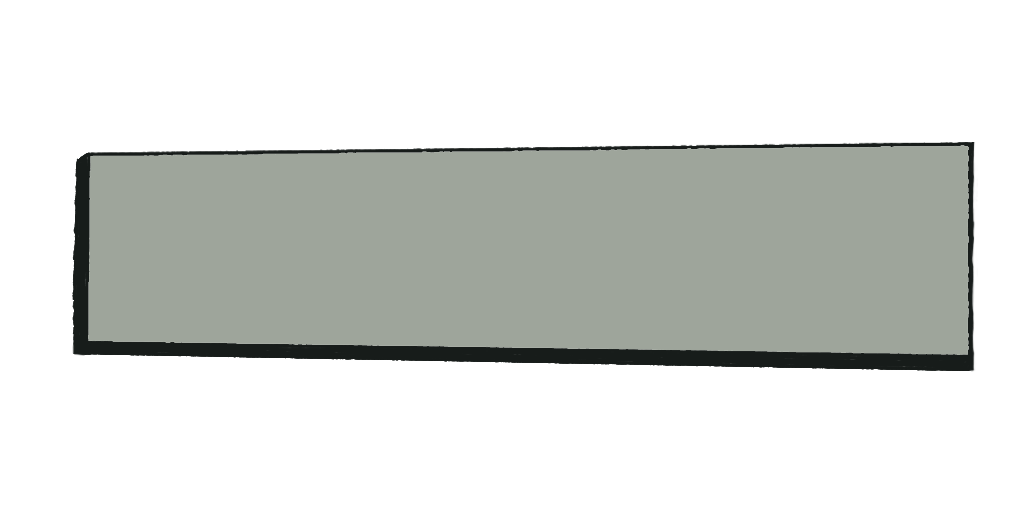
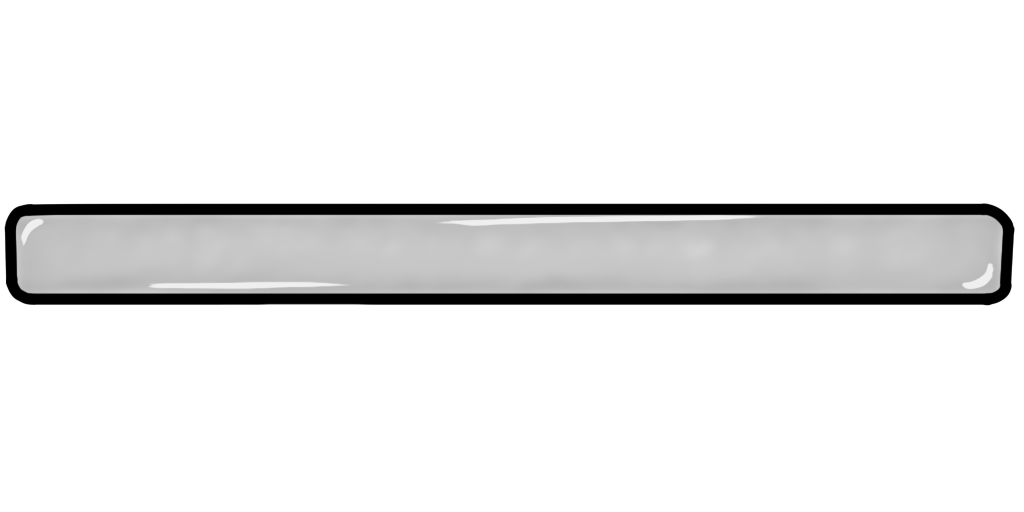
Layered file, before and after one edit (1024×512). Changes by layer:
added group "DialogueChoice" with 12 layers above "Button 4" over [4, 202, 1015, 359]
added group "Normal" (1st of 5, in "DialogueChoice") with 3 layers in group "DialogueChoice" over [4, 202, 1015, 307]
added layer "Ebene 15" in group "Normal" over [4, 202, 1015, 307]
added layer "Ebene 17" (3rd of 3, in "DialogueChoice" › "Normal") in group "Normal" over [20, 214, 994, 290]
added layer "Ebene 16" (3rd of 3, in "DialogueChoice" › "Normal") in group "Normal" over [10, 206, 1010, 302]
moved "Buttons Press" into group "ButtonsOld" over [72, 142, 983, 372]
moved "Buttons Hover" into group "ButtonsOld" over [72, 142, 983, 372]
moved "Buttons Normal" into group "ButtonsOld" over [83, 142, 939, 371]
